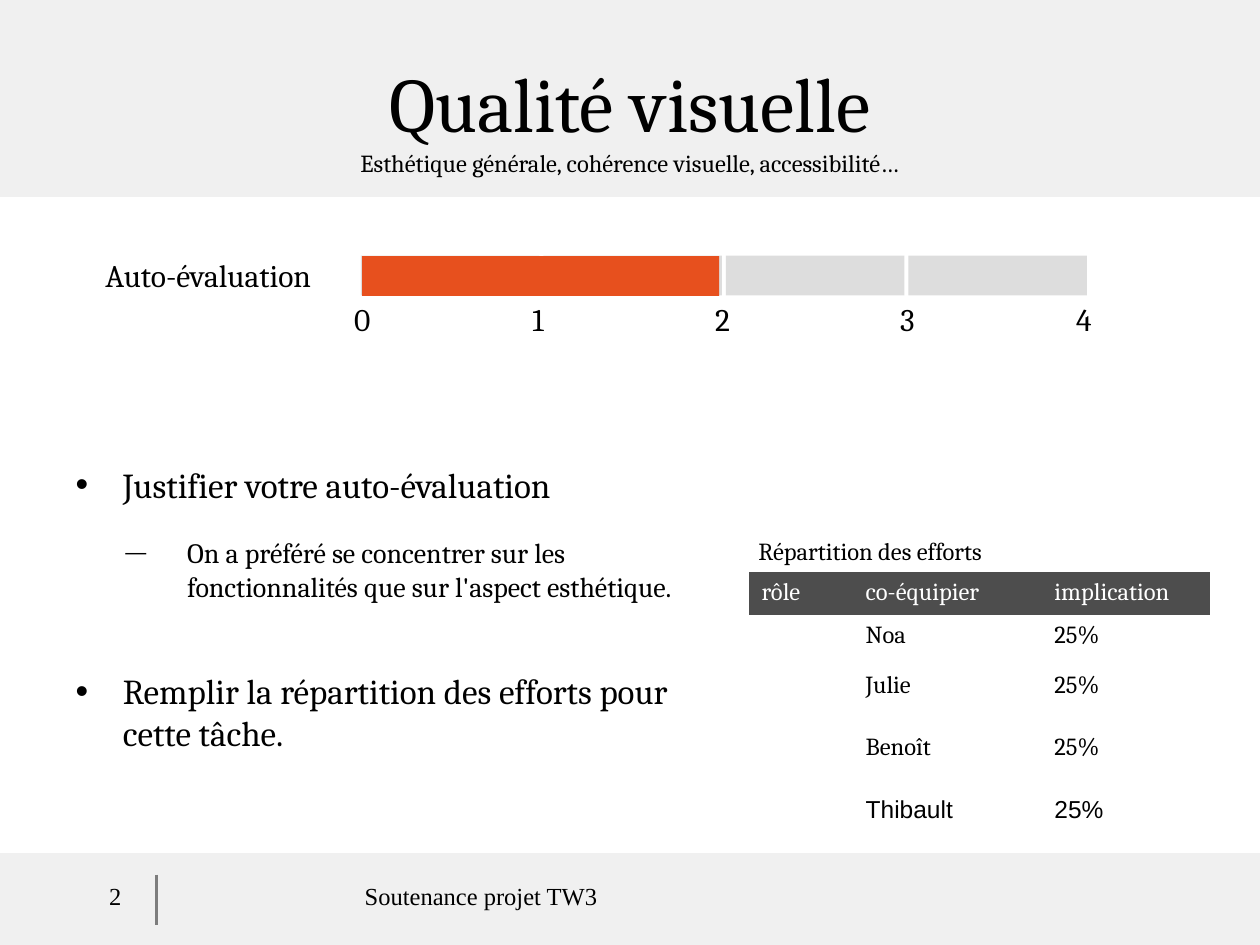
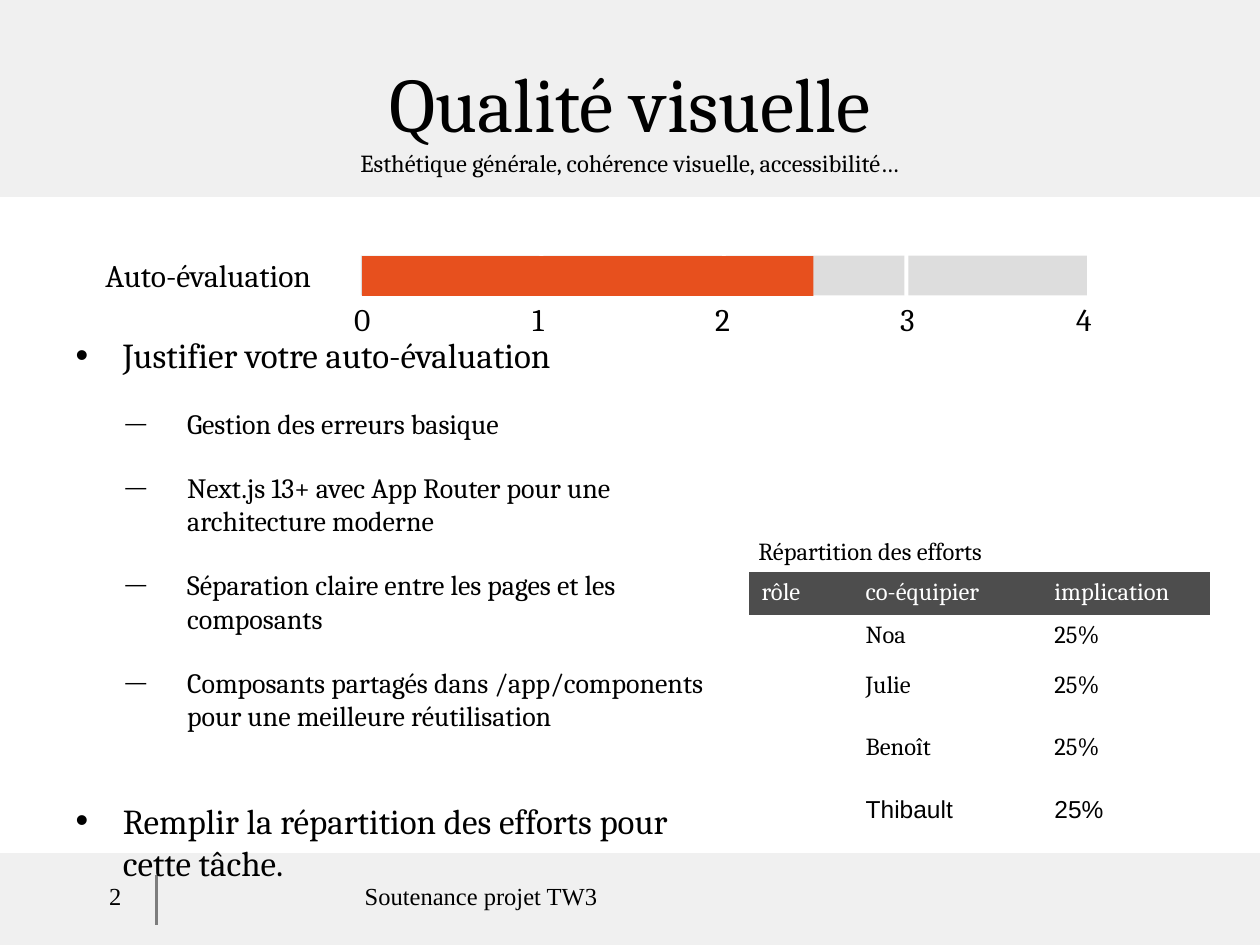
Before and after one commit to Kibanker/projet-tw, a slide deck: slide 2 of modele_soutenance_projet_2024.odp. Drawn at 1260x945 pixels with LibreOffice and Linux fonts; fonts in the diff are those of the drawing; background and template pictures are left out. Boxes give left, top, right and bottom in pixels: in the first picture for what was removed or moved away, otherwise in the second. Text is boxed around its words. In the diff, an @@ line names an element or a change of style, - is before the commit and + after.

```diff
--- a/modele_soutenance_projet_2024.odp
+++ b/modele_soutenance_projet_2024.odp
@@ rectangle: place and size @@
-rectangle at (362, 256, 718, 295)
+rectangle at (362, 256, 813, 295)
@@ text at (187, 414, 703, 732): text changed @@
-  — On a préféré se concentrer sur les fonctionnalités que sur l'aspect esthétique.
+  — Gestion des erreurs basique
+  — Next.js 13+ avec App Router pour une architecture moderne
+  — Séparation claire entre les pages et les composants
+  — Composants partagés dans /app/components pour une meilleure réutilisation
```
Also in this commit, not shown: 3 other slides changed, 1 other file.
